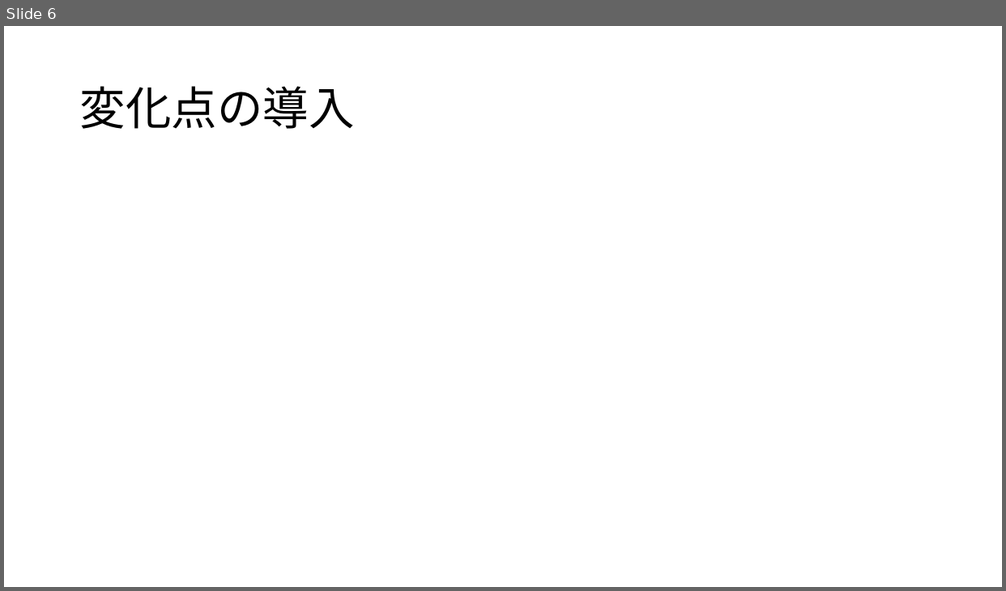
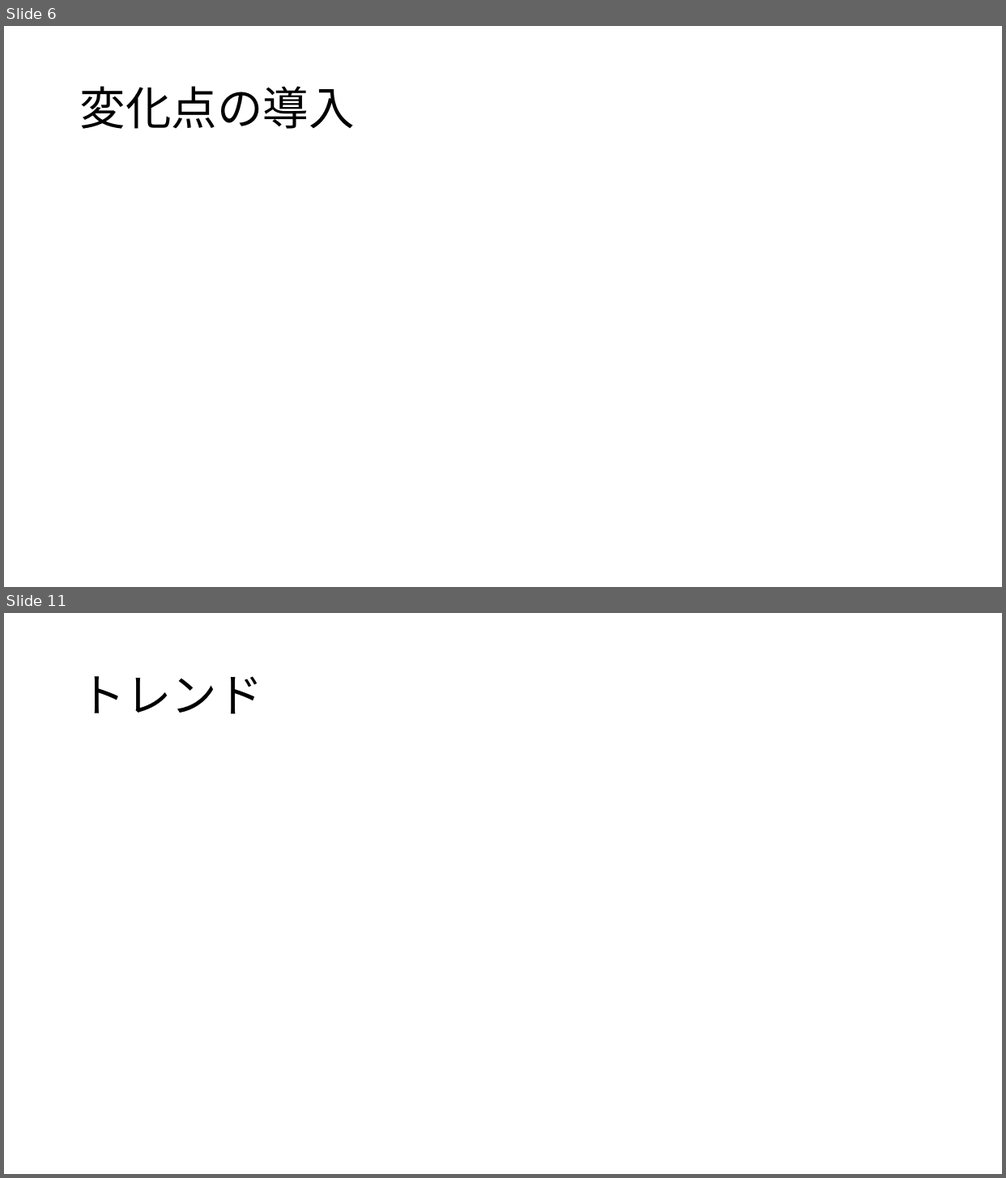
Before and after one commit to kur0cky/DA2017, a slide deck: 最終報告/1.pptx. Shown one above the other, each under a label of ours: slide 6 before the commit, slides 6 and 11 after it; the slides between them are not shown. The pictures are 1006x591 and 1006x1178 pixels, drawn with LibreOffice and Linux fonts; fonts in the diff are those of the drawing; grey boxes stand for pictures. Boxes give left, top, right and bottom in pixels: in the first picture for what was removed or moved away, otherwise in the second. Text is boxed around its words. In the diff, an @@ line names an element or a change of style, - is before the commit and + after.

```diff
--- a/最終報告/1.pptx
+++ b/最終報告/1.pptx
@@ slide 11 added at (4,613,1002,1174), background #FFFFFF @@
@@ title added at (80,676,263,714), 44 pt, text #000000 @@
+トレンド
```
Also in this commit, not shown: 9 other slides added, 1 slide removed.
